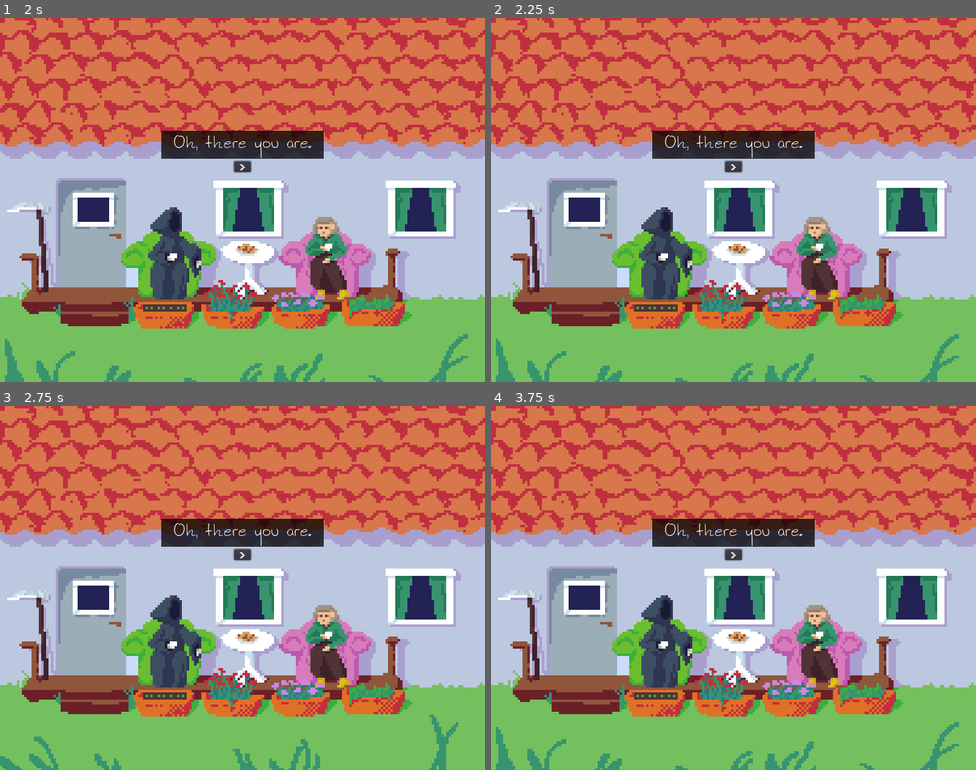
Above: before the commit, frames 1-4 (two rows, left to right).
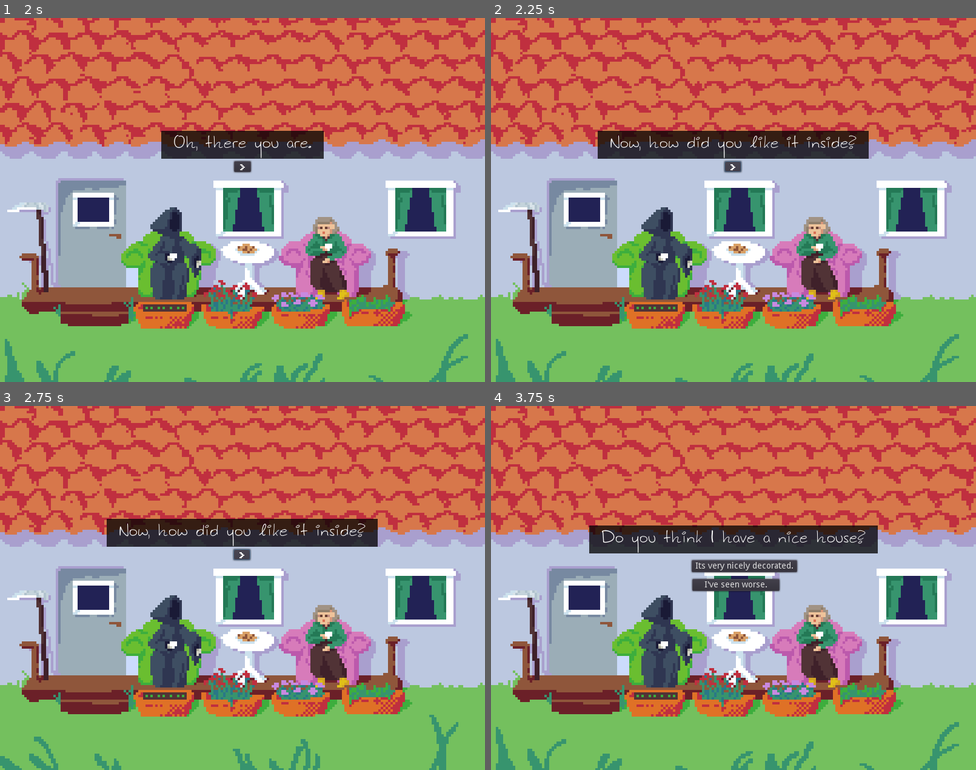
Above: after the commit, the same moments.

Repository: slicin/Project-Grim
Game: Godot game, scene res://Areas/Porch/Porch.tscn
Two runs of this game, one before a commit and one after it. Both use one fixed random seed, a clock stepped at 60 frames per second and the inputs below. This scene is started directly instead of the project's main scene.
Inputs (mouse positions are in pixels of both pictures, inside the frame that each line leads up to):
- Up to frame 1 (2 s): move the mouse to (349, 181) at 0.52 s; hold D (move_right) 0.53-1.28 s; tap E (interact) at 0.6, 1.35 s; click (349, 181) at 0.67 s; move the mouse to (145, 218) at 1.27 s; hold S (move_down) from 1.28 s (still down)
- Up to frame 2 (2.25 s): release S (move_down) at 2 s; click ">" at 2 s
- Up to frame 3 (2.75 s): no input
- Up to frame 4 (3.75 s): move the mouse to (782, 507) at 2.77 s; hold D (move_right) 2.78-3.53 s; tap E (interact) at 2.85, 3.6 s; tap Enter at 3.5 s; move the mouse to (709, 660) at 3.52 s; hold W (move_up) from 3.53 s (still down); click (709, 660) at 3.67 s

Frame 1 is identical in both runs. In frame 2, 2.1% of the frame differs, in the area x 22-78%, y 31-43%; in frame 3, 2.1%; in frame 4, 5.1%, in the area x 20-80%, y 31-52%.

Commit message:
Added music

Diff:
--- a/Areas/FrontDoor/DialogueManager1.gd
+++ b/Areas/FrontDoor/DialogueManager1.gd
@@ -42,7 +42,7 @@
 
 	var audio_path = "res://Areas/FrontDoor/Voice/{num}.mp3"
 	var real_path = audio_path.format({"num": str(index)})
-	print(real_path)
+#	print(real_path)
 	if load(real_path):
 		audio.stream = load(real_path)
 		audio.play()
--- a/Areas/Porch/DialogueManager3.gd
+++ b/Areas/Porch/DialogueManager3.gd
@@ -41,7 +41,7 @@
 
 	var audio_path = "res://Areas/Porch/Voice/{num}.mp3"
 	var real_path = audio_path.format({"num": str(index)})
-	print(real_path)
+#	print(real_path)
 	if load(real_path):
 		audio.stream = load(real_path)
 		audio.play()
--- a/Areas/Porch/Porch.tscn
+++ b/Areas/Porch/Porch.tscn
@@ -15,6 +15,7 @@
 [ext_resource path="res://Grim/Grim.tscn" type="PackedScene" id=13]
 [ext_resource path="res://Areas/Underworld/Sprites/underworldClouds.png" type="Texture" id=14]
 [ext_resource path="res://Areas/Underworld/Sprites/underworld.png" type="Texture" id=15]
+[ext_resource path="res://Areas/Porch/sedative-110241.mp3" type="AudioStream" id=16]
 
 [sub_resource type="Animation" id=6]
 resource_name = "GrassBlow"
@@ -48,25 +49,6 @@
 "values": [ 0 ]
 }
 
-[sub_resource type="DynamicFont" id=1]
-size = 32
-font_data = ExtResource( 3 )
-
-[sub_resource type="Theme" id=2]
-default_font = SubResource( 1 )
-
-[sub_resource type="DynamicFont" id=5]
-font_data = ExtResource( 2 )
-
-[sub_resource type="Theme" id=4]
-default_font = SubResource( 5 )
-
-[sub_resource type="InputEventAction" id=8]
-action = "continue"
-
-[sub_resource type="ShortCut" id=9]
-shortcut = SubResource( 8 )
-
 [sub_resource type="RectangleShape2D" id=10]
 extents = Vector2( 461, 138 )
 
@@ -165,6 +147,18 @@
 "update": 0,
 "values": [ Color( 1, 1, 1, 0 ), Color( 1, 1, 1, 0 ), Color( 1, 1, 1, 0.12549 ) ]
 }
+tracks/6/type = "value"
+tracks/6/path = NodePath("Node2D/Restart:modulate")
+tracks/6/interp = 1
+tracks/6/loop_wrap = true
+tracks/6/imported = false
+tracks/6/enabled = true
+tracks/6/keys = {
+"times": PoolRealArray( 0, 10, 15 ),
+"transitions": PoolRealArray( 1, 1, 1 ),
+"update": 0,
+"values": [ Color( 1, 1, 1, 0 ), Color( 1, 1, 1, 0 ), Color( 1, 1, 1, 1 ) ]
+}
 
 [sub_resource type="Animation" id=16]
 length = 0.001
@@ -240,6 +234,37 @@
 "update": 0,
 "values": [ Color( 1, 1, 1, 0 ) ]
 }
+tracks/6/type = "value"
+tracks/6/path = NodePath("Node2D/Restart:modulate")
+tracks/6/interp = 1
+tracks/6/loop_wrap = true
+tracks/6/imported = false
+tracks/6/enabled = true
+tracks/6/keys = {
+"times": PoolRealArray( 0 ),
+"transitions": PoolRealArray( 1 ),
+"update": 0,
+"values": [ Color( 1, 1, 1, 0 ) ]
+}
+
+[sub_resource type="DynamicFont" id=1]
+size = 32
+font_data = ExtResource( 3 )
+
+[sub_resource type="Theme" id=2]
+default_font = SubResource( 1 )
+
+[sub_resource type="DynamicFont" id=5]
+font_data = ExtResource( 2 )
+
+[sub_resource type="Theme" id=4]
+default_font = SubResource( 5 )
+
+[sub_resource type="InputEventAction" id=8]
+action = "continue"
+
+[sub_resource type="ShortCut" id=9]
+shortcut = SubResource( 8 )
 
 [node name="Porch" type="Node2D"]
 script = ExtResource( 11 )
@@ -281,53 +306,6 @@
 visible = false
 scale = Vector2( 4, 4 )
 texture = ExtResource( 9 )
-
-[node name="DialogueManager3" type="Node2D" parent="."]
-script = ExtResource( 1 )
-file = "res://Dialogue/dialogue_porch.txt"
-
-[node name="Timer" type="Timer" parent="DialogueManager3"]
-wait_time = 2.0
-
-[node name="ChatBubble" type="VBoxContainer" parent="DialogueManager3"]
-visible = false
-anchor_right = 1.0
-anchor_bottom = 1.0
-margin_left = -14.0
-margin_top = -114.0
-margin_right = 14.0
-margin_bottom = -46.0
-grow_horizontal = 2
-alignment = 1
-
-[node name="Label" type="Label" parent="DialogueManager3/ChatBubble"]
-margin_right = 28.0
-margin_bottom = 46.0
-theme = SubResource( 2 )
-text = "aa"
-align = 1
-valign = 1
-
-[node name="NinePatchRect" type="NinePatchRect" parent="DialogueManager3/ChatBubble/Label"]
-modulate = Color( 1, 1, 1, 0.752941 )
-show_behind_parent = true
-anchor_right = 1.0
-anchor_bottom = 1.0
-margin_left = -20.0
-margin_right = 20.0
-grow_horizontal = 2
-texture = ExtResource( 10 )
-
-[node name="Button" type="Button" parent="DialogueManager3/ChatBubble"]
-margin_top = 50.0
-margin_right = 28.0
-margin_bottom = 68.0
-size_flags_horizontal = 4
-size_flags_vertical = 4
-theme = SubResource( 4 )
-shortcut_in_tooltip = false
-shortcut = SubResource( 9 )
-text = ">"
 
 [node name="Barrier1" type="StaticBody2D" parent="."]
 position = Vector2( 4, -31 )
@@ -413,6 +391,7 @@
 
 [node name="Restart" type="Button" parent="Node2D"]
 visible = false
+modulate = Color( 1, 1, 1, 0 )
 margin_left = 258.0
 margin_top = 256.0
 margin_right = 323.0
@@ -440,10 +419,62 @@
 anims/FadeOut = SubResource( 15 )
 anims/RESET = SubResource( 16 )
 
-[connection signal="timeout" from="DialogueManager3/Timer" to="DialogueManager3" method="begin_dialogue"]
-[connection signal="button_up" from="DialogueManager3/ChatBubble/Button" to="DialogueManager3" method="read_next_line"]
+[node name="DialogueManager3" type="Node2D" parent="."]
+script = ExtResource( 1 )
+file = "res://Dialogue/dialogue_porch.txt"
+
+[node name="Timer" type="Timer" parent="DialogueManager3"]
+wait_time = 2.0
+
+[node name="ChatBubble" type="VBoxContainer" parent="DialogueManager3"]
+visible = false
+anchor_right = 1.0
+anchor_bottom = 1.0
+margin_left = -14.0
+margin_top = -114.0
+margin_right = 14.0
+margin_bottom = -46.0
+grow_horizontal = 2
+alignment = 1
+
+[node name="Label" type="Label" parent="DialogueManager3/ChatBubble"]
+margin_right = 28.0
+margin_bottom = 46.0
+theme = SubResource( 2 )
+text = "aa"
+align = 1
+valign = 1
+
+[node name="NinePatchRect" type="NinePatchRect" parent="DialogueManager3/ChatBubble/Label"]
+modulate = Color( 1, 1, 1, 0.752941 )
+show_behind_parent = true
+anchor_right = 1.0
+anchor_bottom = 1.0
+margin_left = -20.0
+margin_right = 20.0
+grow_horizontal = 2
+texture = ExtResource( 10 )
+
+[node name="Button" type="Button" parent="DialogueManager3/ChatBubble"]
+margin_top = 50.0
+margin_right = 28.0
+margin_bottom = 68.0
+size_flags_horizontal = 4
+size_flags_vertical = 4
+theme = SubResource( 4 )
+shortcut_in_tooltip = false
+shortcut = SubResource( 9 )
+text = ">"
+
+[node name="Music" type="AudioStreamPlayer" parent="."]
+stream = ExtResource( 16 )
+volume_db = -25.0
+autoplay = true
+
 [connection signal="body_entered" from="ChairTrigger" to="." method="_on_ChairTrigger_body_entered"]
 [connection signal="body_exited" from="ChairTrigger" to="." method="_on_ChairTrigger_body_exited"]
 [connection signal="button_up" from="Node2D/Restart" to="." method="restart_game"]
 [connection signal="button_up" from="Response1" to="DialogueManager3" method="_on_Response1_button_up"]
 [connection signal="button_up" from="Response2" to="DialogueManager3" method="_on_Response2_button_up"]
+[connection signal="timeout" from="DialogueManager3/Timer" to="DialogueManager3" method="begin_dialogue"]
+[connection signal="button_up" from="DialogueManager3/ChatBubble/Button" to="DialogueManager3" method="read_next_line"]
Not shown: 1 places in Areas/Porch/Porch.tscn that only renumber resources
Not shown, added: Areas/Porch/sedative-110241.mp3.import
Not shown, added: Areas/Porch/sedative-110241.mp3
